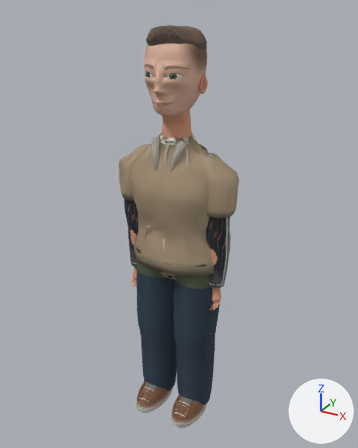
Before and after pictures for a commit that changed the Blender file art/characters/remake/vlad.blend.
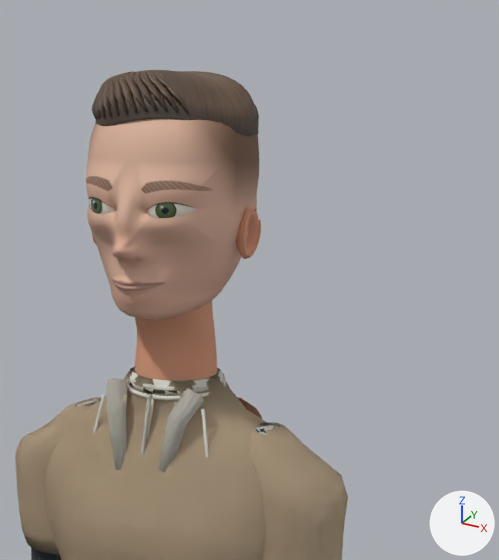
The first picture shows the older version from a 50 mm lens placed at (1.065, -1.902, 2.034), pointed at (0.0, 0.035, 1.066). The close-ups show the older and then the newer version on the part from 32% to 82% of the width and 0% to 45% of the height of that picture. Only the edits that show in the close-ups are written down. The lights are fixed; the arrows at lower right show +X, +Y and +Z.

Names of what the first close-up shows: 'Eyes', 'Portrait and eyelids', 'Sculpted exposed skin', 'Sculpted hairstyle', 'Signature upper', 'cargo upper', 'weekend upper' and 2 more.
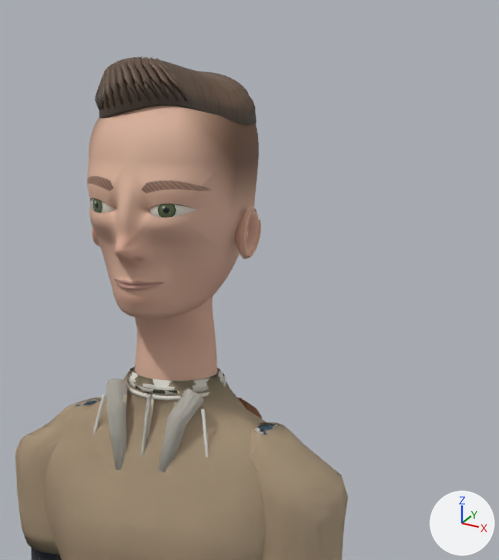
Pixel boxes [x1, y1, x2, y2] of what changed, in the close-ups (499 x 560 px; the box of a moved part takes in the faces that stretch with it):
'Portrait and eyelids', reshaped (6% taller)
    before: [86, 119, 259, 320]
    after: [87, 106, 259, 320]
'Sculpted hairstyle', reshaped
    before: [92, 70, 259, 136]
    after: [95, 56, 257, 125]
'Sculpted exposed skin', recoloured
    both: [92, 206, 261, 381]
part 1 of me_portrait_and_eyelids, moved or reshaped
    before: [86, 150, 259, 320]
    after: [87, 150, 259, 320]

The edits, one by one:
me_portrait_and_eyelids is used by ob_portrait_and_eyelids; location (0.0, 0.0, 0.0).
me_portrait_and_eyelids had 9748 vertices, 8702 faces and spanned x -0.126..0.126, y -0.163..0.147, z 1.605..1.955.
me_portrait_and_eyelids now has 9748 vertices, 8702 faces and spans x -0.124..0.124, y -0.161..0.147, z 1.605..1.955.
me_portrait_and_eyelids part 1: 7119 of 9748 vertices moved; they spanned x -0.126..0.126, y -0.163..0.145, z 1.605..1.865 and now span x -0.124..0.124, y -0.161..0.145, z 1.605..1.865; mean shift (0.0, 0.0, 0.0); largest move (0.014, -0.128, 1.676) -> (0.013, -0.12, 1.676).
Other edits to the shape of me_portrait_and_eyelids do not show in these pictures.
me_sculpted_exposed_skin has 6007 vertices, 5548 faces and spans x -0.255..0.255, y -0.059..0.078, z 0.681..1.774.
me_sculpted_exposed_skin is used by ob_sculpted_exposed_skin; location (0.0, 0.0, 0.0).
me_sculpted_exposed_skin part 2: vertex colours changed.
me_sculpted_hairstyle is used by ob_sculpted_hairstyle; location (0.0, 0.0, 0.0).
me_sculpted_hairstyle had 7472 vertices, 6924 faces and spanned x -0.122..0.122, y -0.106..0.15, z 1.873..1.962.
me_sculpted_hairstyle now has 7472 vertices, 6924 faces and spans x -0.118..0.118, y -0.1..0.147, z 1.888..1.981.
me_sculpted_hairstyle part 3: 7360 of 7472 vertices moved; they spanned x -0.122..0.122, y -0.106..0.15, z 1.873..1.962 and now span x -0.118..0.118, y -0.1..0.147, z 1.888..1.981; mean shift (0.0, 0.002, 0.013); largest move (0.046, -0.088, 1.9) -> (0.041, -0.072, 1.916).
